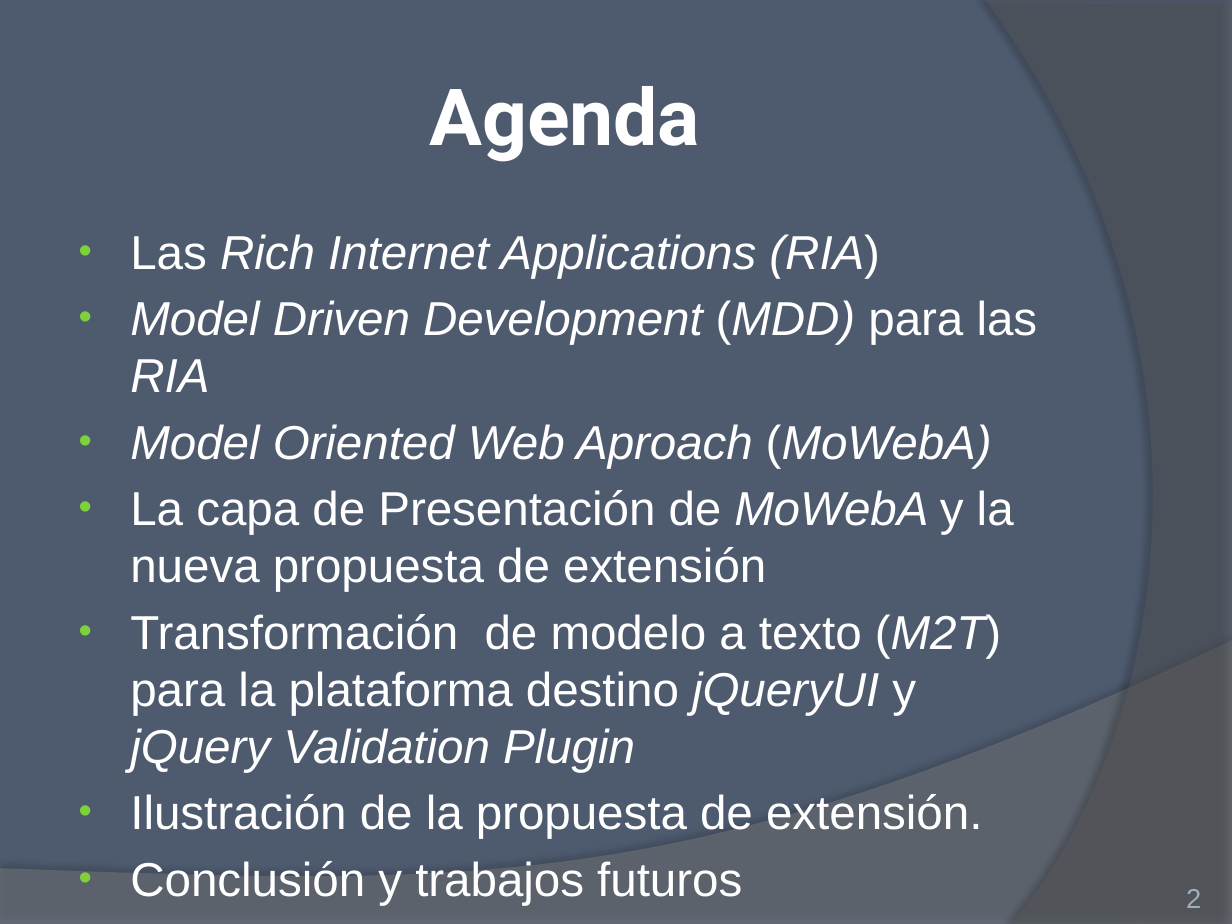
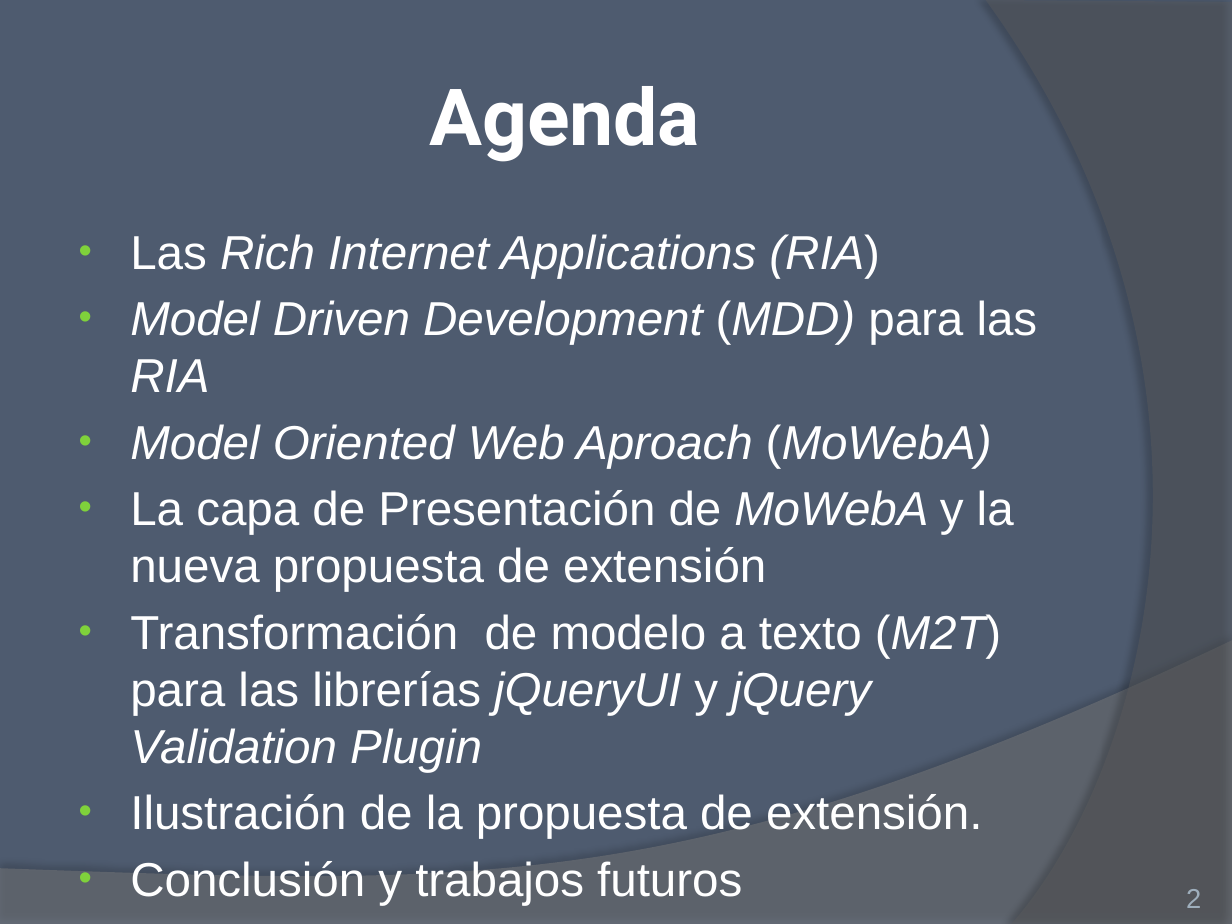
Before and after one commit to ivalop81/Metamodelo-Cybse2016, a slide deck: slide 2 of Presentacion final .pptx. Drawn at 1232x924 pixels with LibreOffice and Linux fonts; fonts in the diff are those of the drawing. Boxes give left, top, right and bottom in pixels: in the first picture for what was removed or moved away, otherwise in the second. Text is boxed around its words. In the diff, an @@ line names an element or a change of style, - is before the commit and + after.

```diff
--- a/Presentacion final .pptx
+++ b/Presentacion final .pptx
@@ text at box(130, 614, 1001, 772): text changed @@
-• Transformación de modelo a texto (M2T) para la plataforma destino jQueryUI y jQuery Validation Plugin
+• Transformación de modelo a texto (M2T) para las librerías jQueryUI y jQuery Validation Plugin
```
Also in this commit, not shown: 6 other slides changed, 2 slides added, 1 slide removed, 2 other files.
